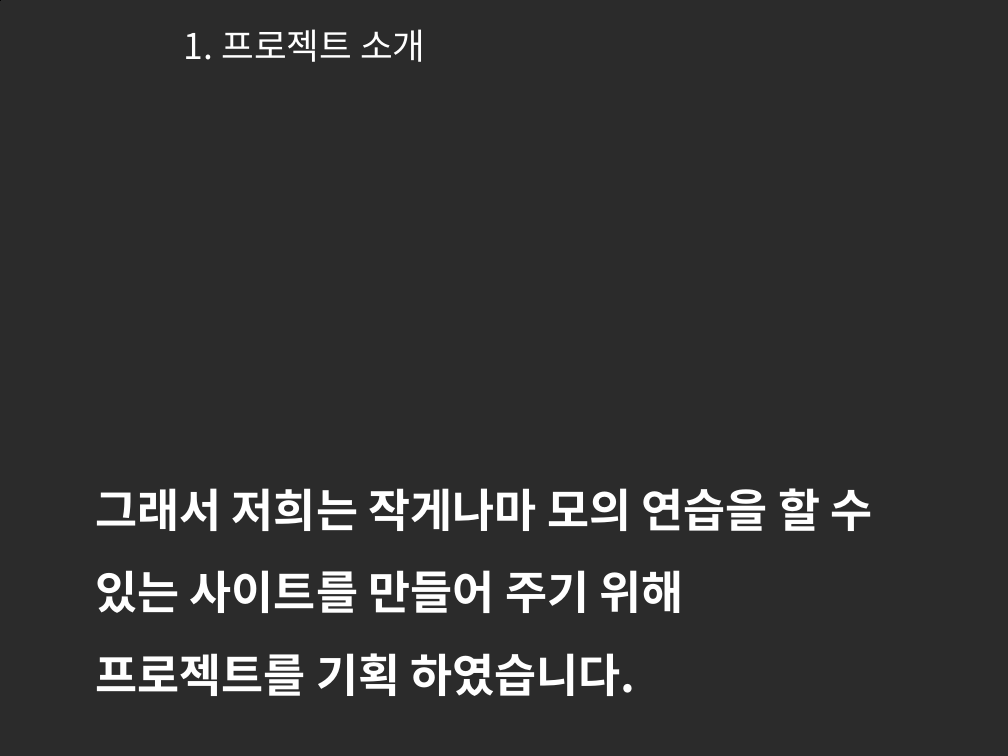
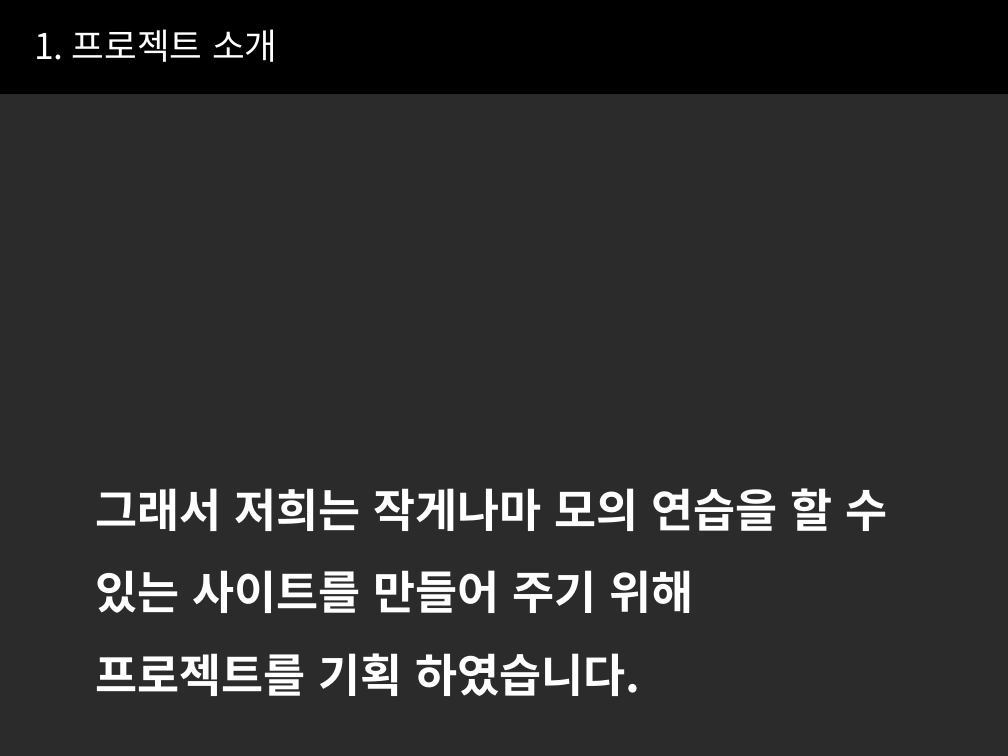
Before and after one commit to hkemt/doc, a slide deck: slide 5 of EMT_doc/1_EMT_Final_Report/EMT_FinalReport.pptx. Drawn at 1008x756 pixels with LibreOffice and Linux fonts; fonts in the diff are those of the drawing; background and template pictures are left out; a plain dark background stands for a picture behind light text. Boxes give left, top, right and bottom in pixels: in the first picture for what was removed or moved away, otherwise in the second. Text is boxed around its words. In the diff, an @@ line names an element or a change of style, - is before the commit and + after.

```diff
--- a/EMT_doc/1_EMT_Final_Report/EMT_FinalReport.pptx
+++ b/EMT_doc/1_EMT_Final_Report/EMT_FinalReport.pptx
@@ freeform shape at [0, 0, 1008, 93]: outline #000000 0.75 pt to #000000 0 pt; outline redrawn @@
@@ text "1. 프로젝트 소개": place and size @@
-text "1. 프로젝트 소개" at [184, 29, 425, 62]
+text "1. 프로젝트 소개" at [34, 29, 277, 62]
@@ text "그래서 저희는 작게나마 모의 연습을 ..." rewrapped from [95, 488, 873, 696] to [95, 488, 887, 696] @@
```
Also in this commit, not shown: 19 other slides changed.
